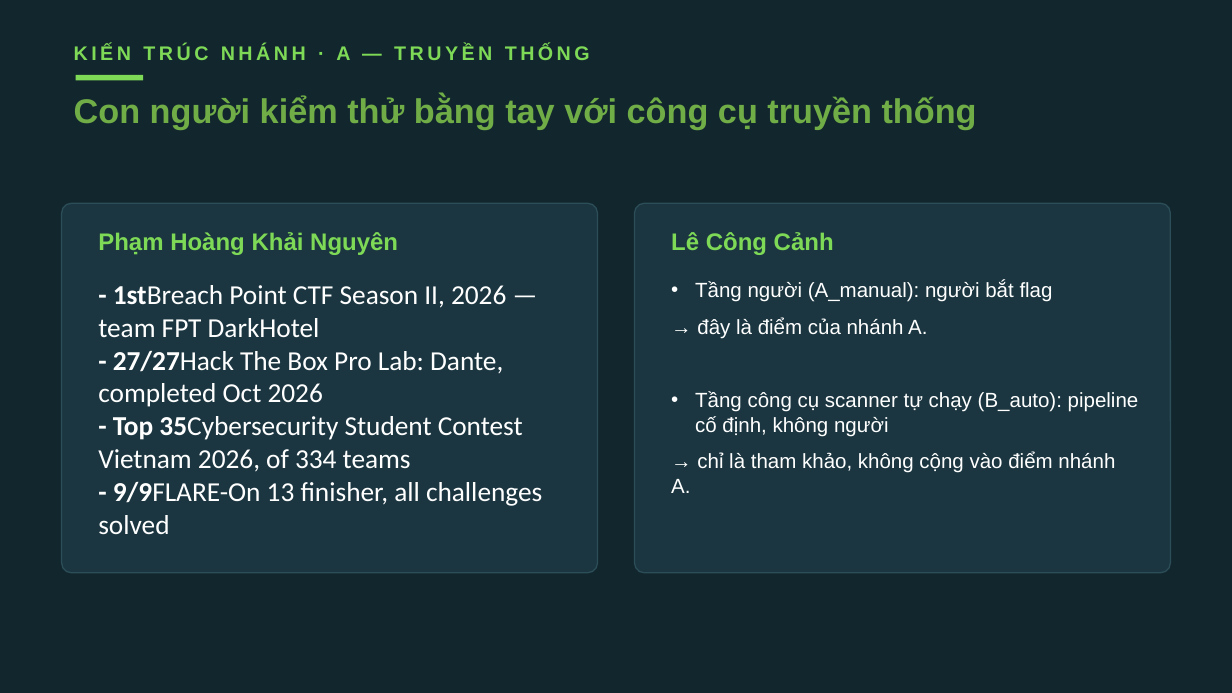
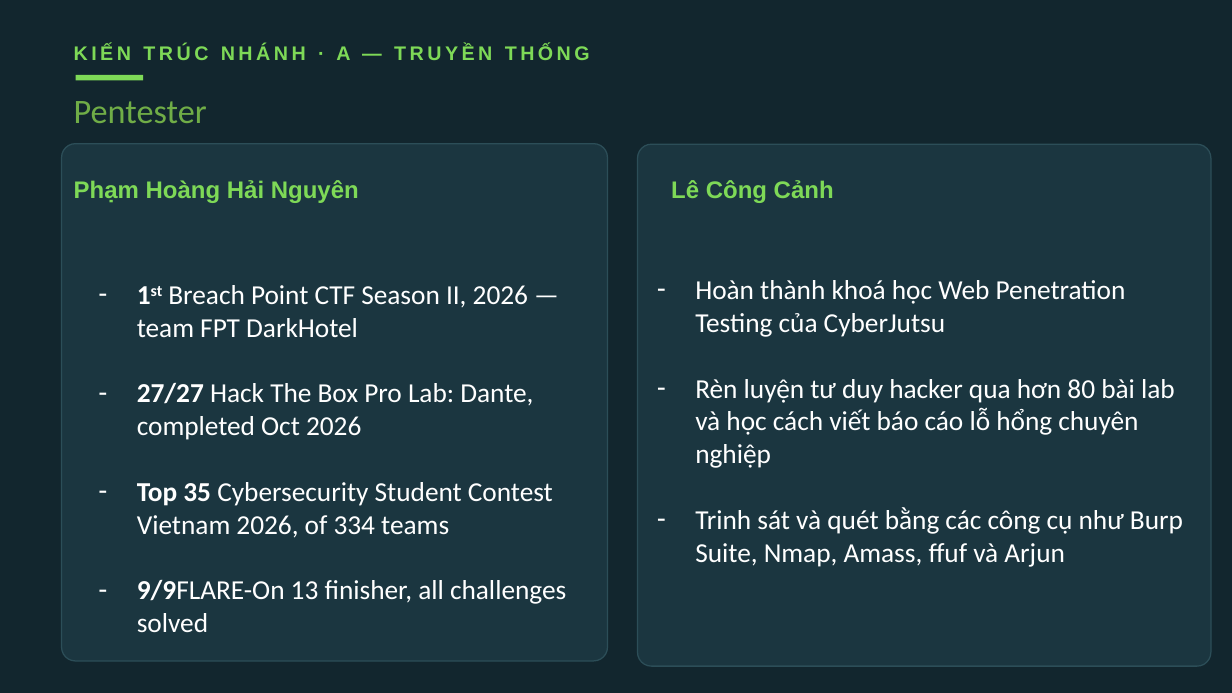
Before and after one commit to VuNguyenBinh/KLTN-FA26, a slide deck: slide 10 of Slide/KTLN_slide.pptx. Drawn at 1232x693 pixels with LibreOffice and Linux fonts; fonts in the diff are those of the drawing. Boxes give left, top, right and bottom in pixels: in the first picture for what was removed or moved away, otherwise in the second. Text is boxed around its words. In the diff, an @@ line names an element or a change of style, - is before the commit and + after.

```diff
--- a/Slide/KTLN_slide.pptx
+++ b/Slide/KTLN_slide.pptx
@@ text at (x1=74, y1=101, x2=207, y2=123): text changed; font Arial to Calibri; bold off @@
-Con người kiểm thử bằng tay với công cụ truyền thống
+Pentester
@@ rounded rectangle resized from (x1=62, y1=203, x2=598, y2=573) to (x1=62, y1=144, x2=607, y2=662) @@
@@ rounded rectangle resized from (x1=634, y1=203, x2=1170, y2=573) to (x1=637, y1=144, x2=1210, y2=667) @@
@@ text "Lê Công Cảnh" moved from (x1=671, y1=232, x2=834, y2=255) to (x1=671, y1=180, x2=834, y2=203) @@
@@ text at (x1=74, y1=180, x2=359, y2=203): text changed @@
-Phạm Hoàng Khải Nguyên
+Phạm Hoàng Hải Nguyên
@@ text at (x1=137, y1=285, x2=566, y2=632): text changed @@
-- 1stBreach Point CTF Season II, 2026 — team FPT DarkHotel
-- 27/27Hack The Box Pro Lab: Dante, completed Oct 2026
-- Top 35Cybersecurity Student Contest Vietnam 2026, of 334 teams
-- 9/9FLARE-On 13 finisher, all challenges solved
+– 1st Breach Point CTF Season II, 2026 — team FPT DarkHotel
+– 27/27 Hack The Box Pro Lab: Dante, completed Oct 2026
+– Top 35 Cybersecurity Student Contest Vietnam 2026, of 334 teams
+– 9/9FLARE-On 13 finisher, all challenges solved
@@ text removed at (x1=671, y1=281, x2=1139, y2=493) @@
-• Tầng người (A_manual): người bắt flag
-→ đây là điểm của nhánh A.
-• Tầng công cụ scanner tự chạy (B_auto): pipeline cố định, không người
-→ chỉ là tham khảo, không cộng vào điểm nhánh A.
@@ text added at (x1=695, y1=280, x2=1183, y2=567), 16 pt, text #FFFFFF @@
+– Hoàn thành khoá học Web Penetration Testing của CyberJutsu
+– Rèn luyện tư duy hacker qua hơn 80 bài lab và học cách viết báo cáo lỗ hổng chuyên nghiệp
+– Trinh sát và quét bằng các công cụ như Burp Suite, Nmap, Amass, ffuf và Arjun
```
Also in this commit, not shown: 5 other slides changed, 1 other file.
